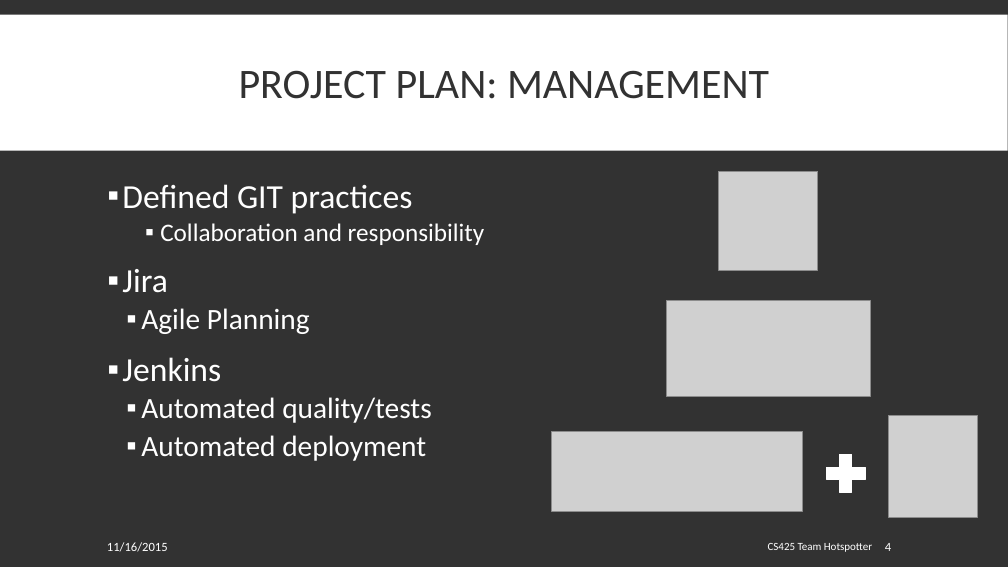
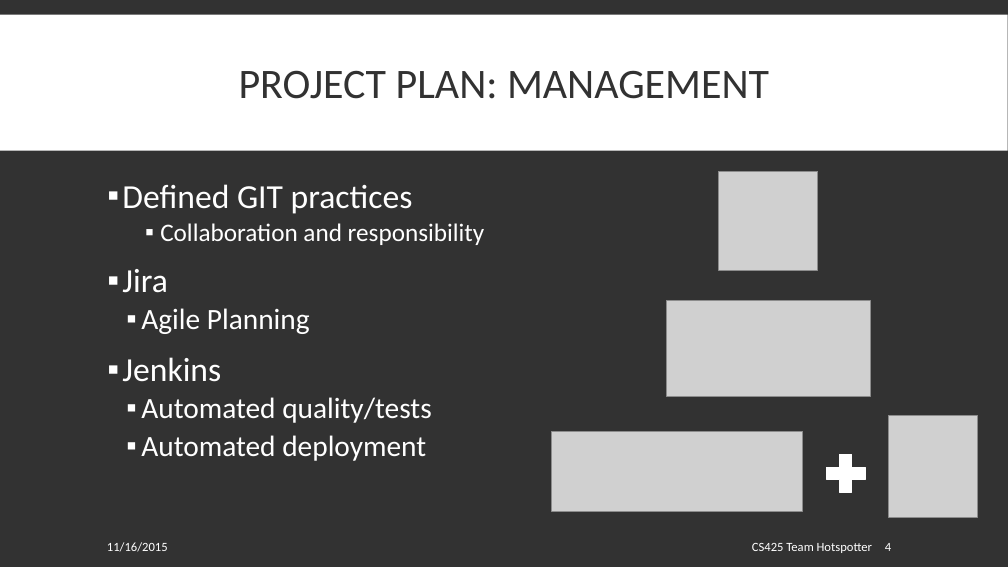
Before and after one commit to spesmit/hotspotter, a slide deck: slide 4 of Documentation/Presentations/CS425 Final Presentation.pptx. Drawn at 1008x567 pixels with LibreOffice and Linux fonts; fonts in the diff are those of the drawing; grey boxes stand for pictures. Boxes give left, top, right and bottom in pixels: in the first picture for what was removed or moved away, otherwise in the second. Text is boxed around its words. In the diff, an @@ line names an element or a change of style, - is before the commit and + after.

```diff
--- a/Documentation/Presentations/CS425 Final Presentation.pptx
+++ b/Documentation/Presentations/CS425 Final Presentation.pptx
@@ text "CS425 Team Hotspotter" at (x1=752, y1=543, x2=872, y2=553): size 10.5 to 12 pt @@
```
Also in this commit, not shown: 6 other slides changed.
